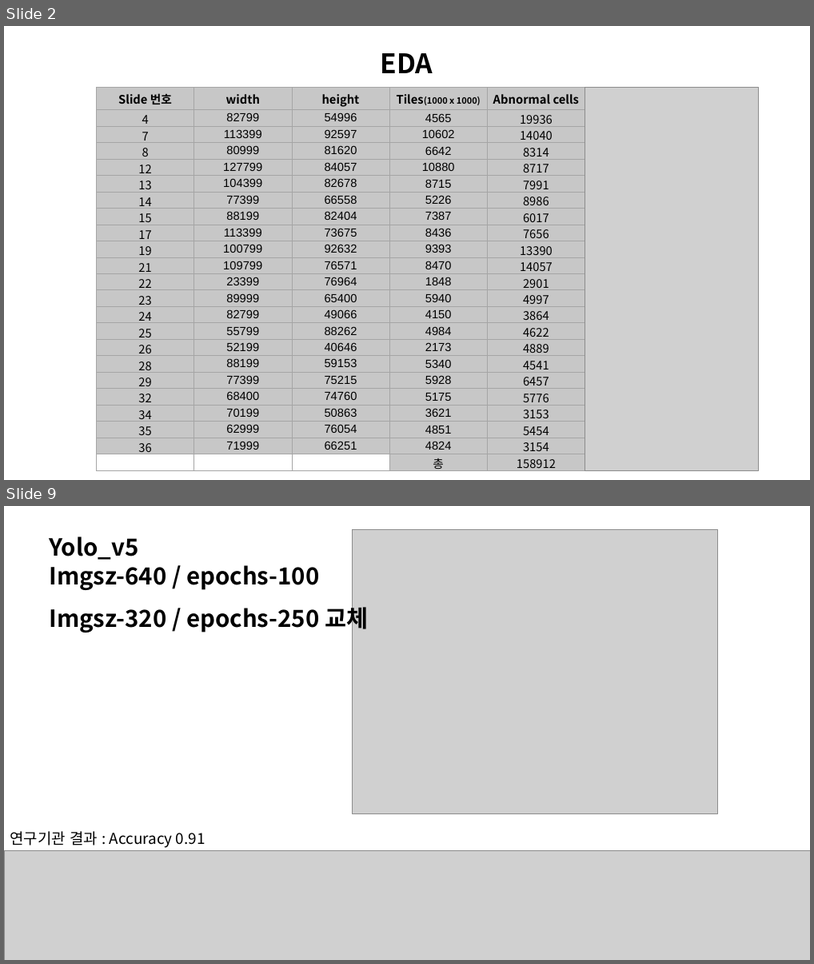
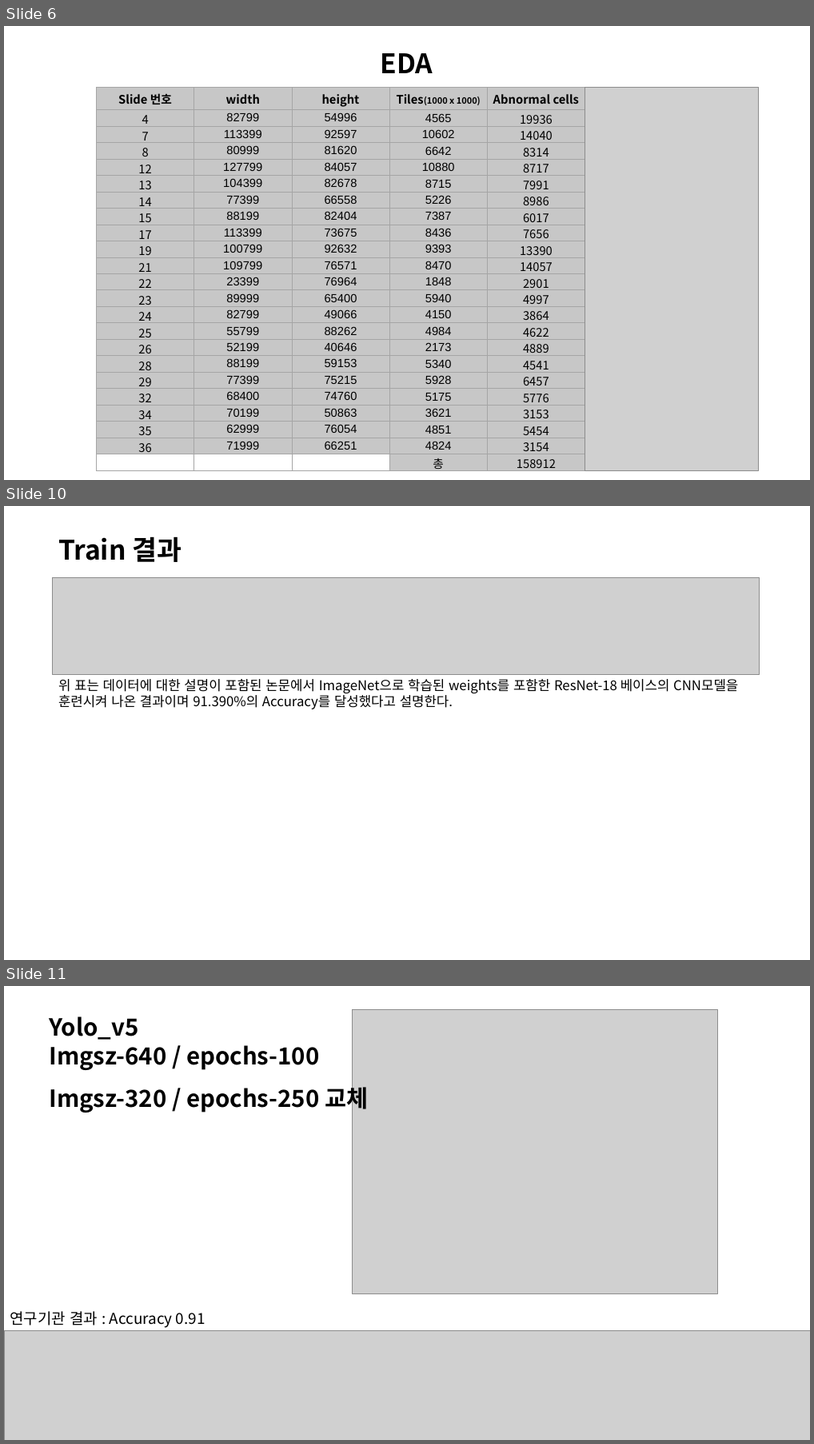
Before and after one commit to hslee4716/CCMCT, a slide deck: 발표자료/CCMCT_중간발표.pptx. Shown one above the other, each under a label of ours: slides 2 and 9 before the commit, slides 6, 10 and 11 after it; the slides between them are not shown. The pictures are 814x964 and 814x1444 pixels, drawn with LibreOffice and Linux fonts; fonts in the diff are those of the drawing; grey boxes stand for pictures. Boxes give left, top, right and bottom in pixels: in the first picture for what was removed or moved away, otherwise in the second. Text is boxed around its words. In the diff, an @@ line names an element or a change of style, - is before the commit and + after.

```diff
--- a/발표자료/CCMCT_중간발표.pptx
+++ b/발표자료/CCMCT_중간발표.pptx
@@ slide 10 added at box(4, 506, 810, 960), background #FFFFFF @@
@@ text added at box(58, 537, 182, 562), 32 pt, text #000000, bold @@
+Train 결과
@@ picture added at box(52, 578, 759, 674) @@
@@ text added at box(58, 679, 738, 709), 16 pt, text #000000 @@
+위 표는 데이터에 대한 설명이 포함된 논문에서 ImageNet으로 학습된 weights를 포함한 ResNet-18 베이스의 CNN모델을 훈련시켜 나온 결과이며 91.390%의 Accuracy를 달성했다고 설명한다.
@@ what was slide 2 is now slide 6 @@
@@ what was slide 9 is now slide 11 @@
```
Also in this commit, not shown: 5 slides changed, 3 other slides added, 2 slides removed, 20 other files.
